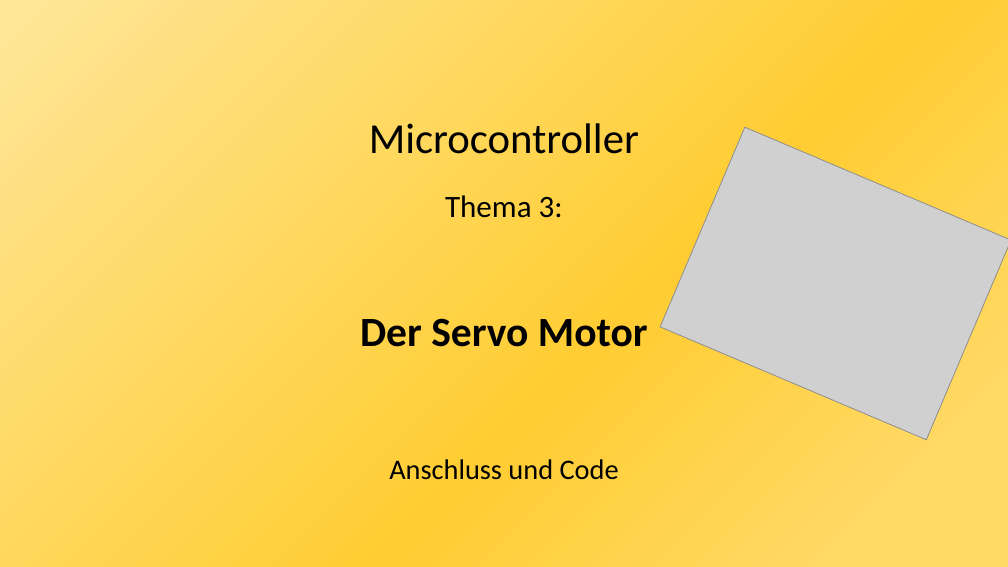
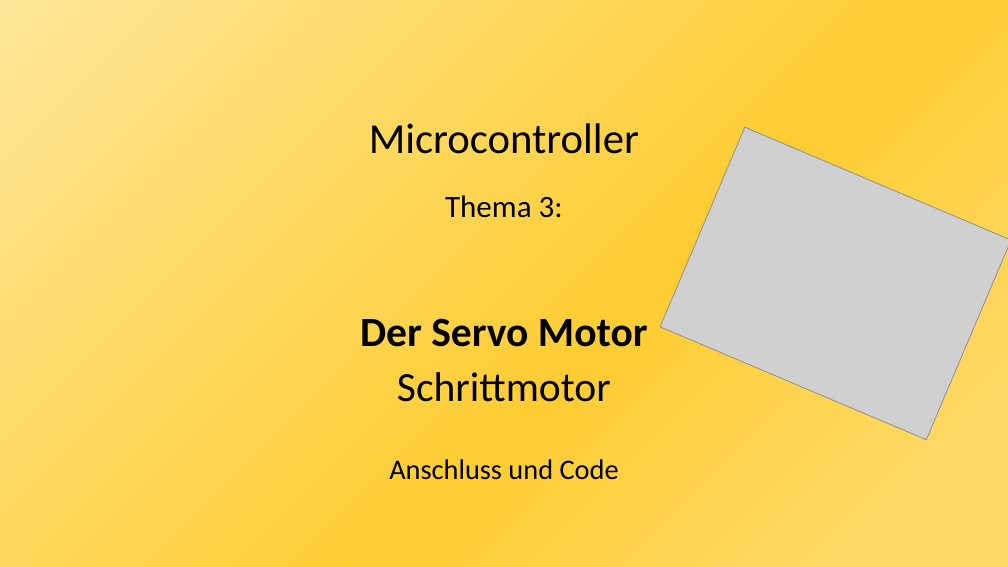
Before and after one commit to JonasHeilig/Arduino-GFS, a slide deck: slide 27 of Arduino-PP.pptx. Drawn at 1008x567 pixels with LibreOffice and Linux fonts; fonts in the diff are those of the drawing; grey boxes stand for pictures. Boxes give left, top, right and bottom in pixels: in the first picture for what was removed or moved away, otherwise in the second. Text is boxed around its words. In the diff, an @@ line names an element or a change of style, - is before the commit and + after.

Commit message:
Update Powerpoint

```diff
--- a/Arduino-PP.pptx
+++ b/Arduino-PP.pptx
@@ title at <box>360,318,648,480</box>: text changed; size 27 to 39.6 pt @@
-Der Servo Motor
-Anschluss und Code
+Der Servo Motor
+Schrittmotor
+Anschluss und Code
```
Also in this commit, not shown: 3 other slides changed.
